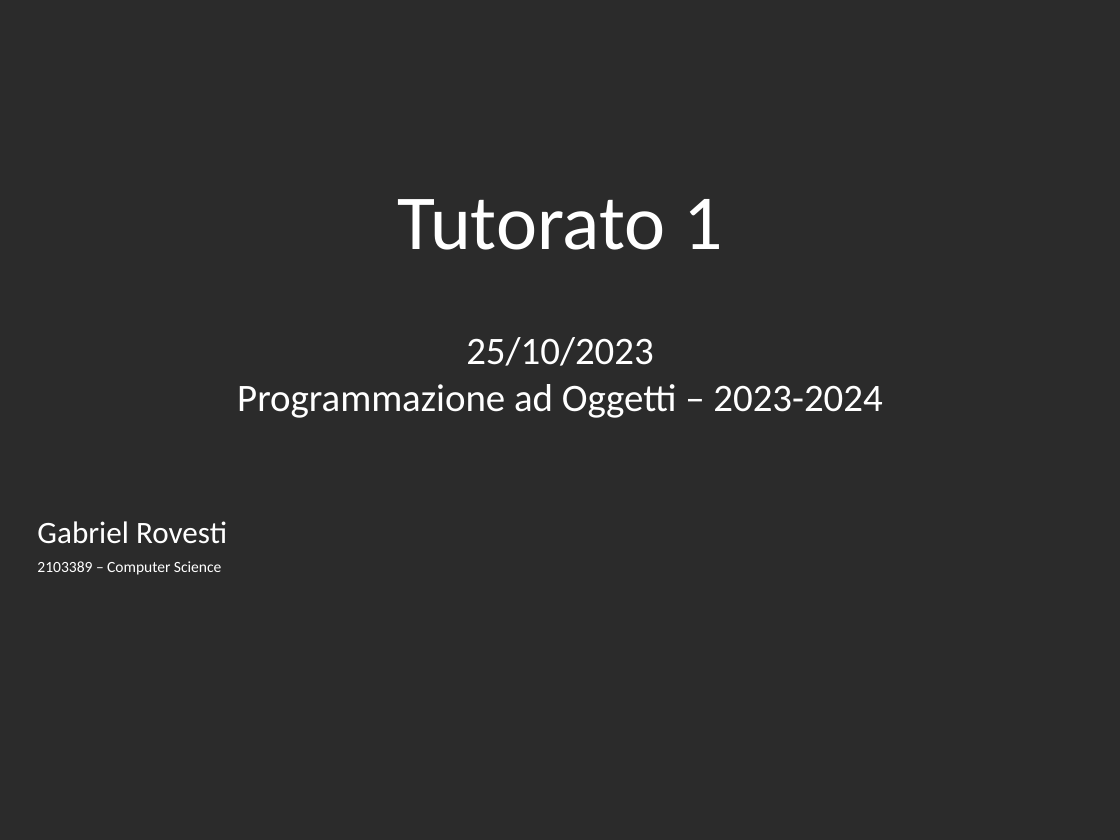
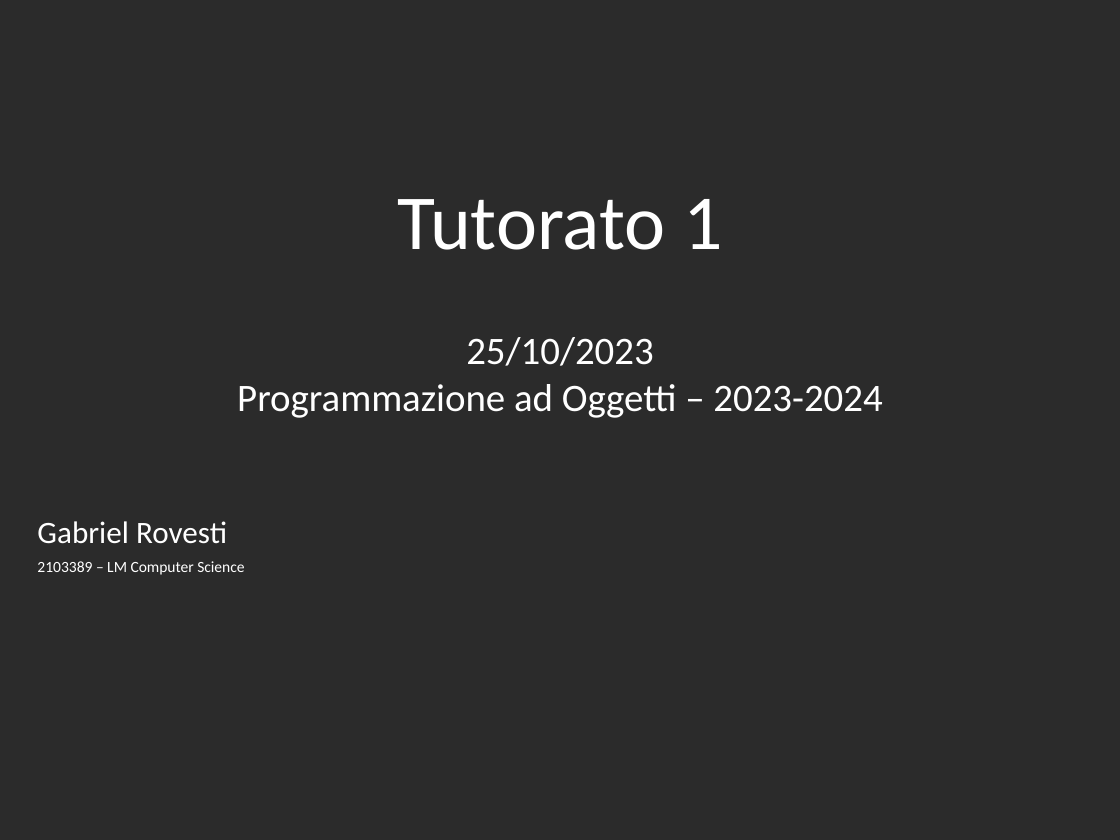
Before and after one commit to gabrielrovesti/Teaching-And-Tutoring, a slide deck: slide 1 of UniPD/P2 - Semestre 1/25-10/Tutorato 1.pptx. Drawn at 1120x840 pixels with LibreOffice and Linux fonts; fonts in the diff are those of the drawing; background and template pictures are left out; a plain dark background stands for a picture behind light text. Boxes give left, top, right and bottom in pixels: in the first picture for what was removed or moved away, otherwise in the second. Text is boxed around its words. In the diff, an @@ line names an element or a change of style, - is before the commit and + after.

Commit message:
Registro ore, materiale tutorato domani, organizzazione

```diff
--- a/UniPD/P2 - Semestre 1/25-10/Tutorato 1.pptx
+++ b/UniPD/P2 - Semestre 1/25-10/Tutorato 1.pptx
@@ text at <box>37,561,244,575</box>: text changed @@
-2103389 – Computer Science
+2103389 – LM Computer Science
```
Also in this commit, not shown: 16 other slides changed, 6 slides added, 19 other files.
